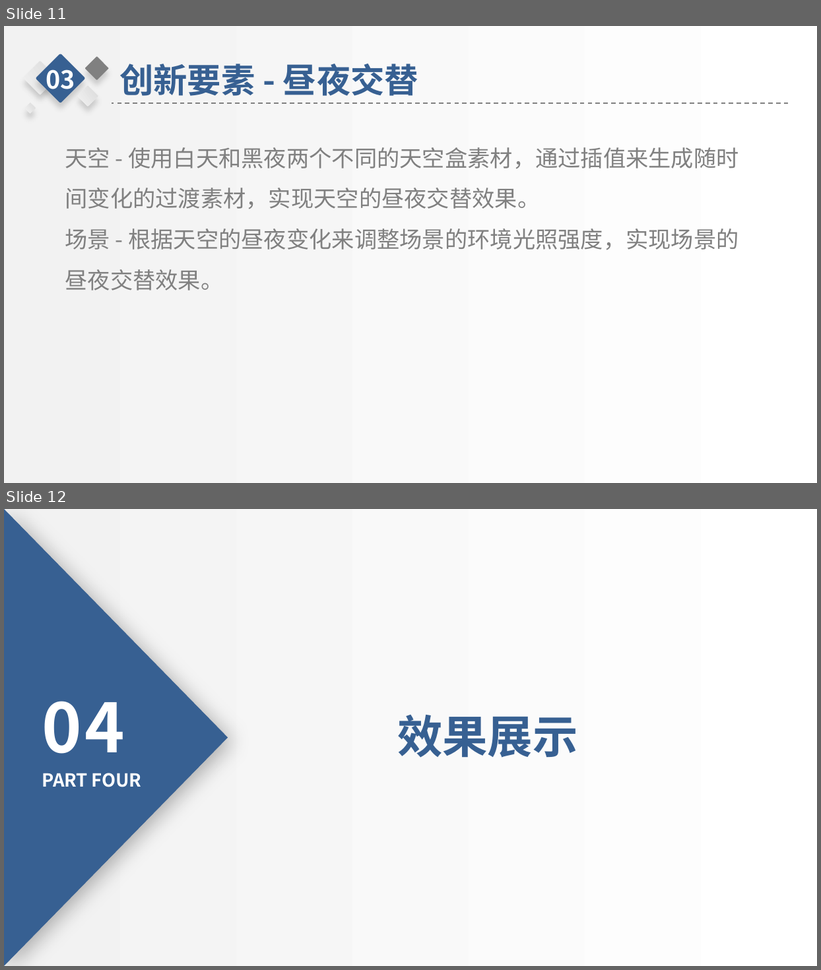
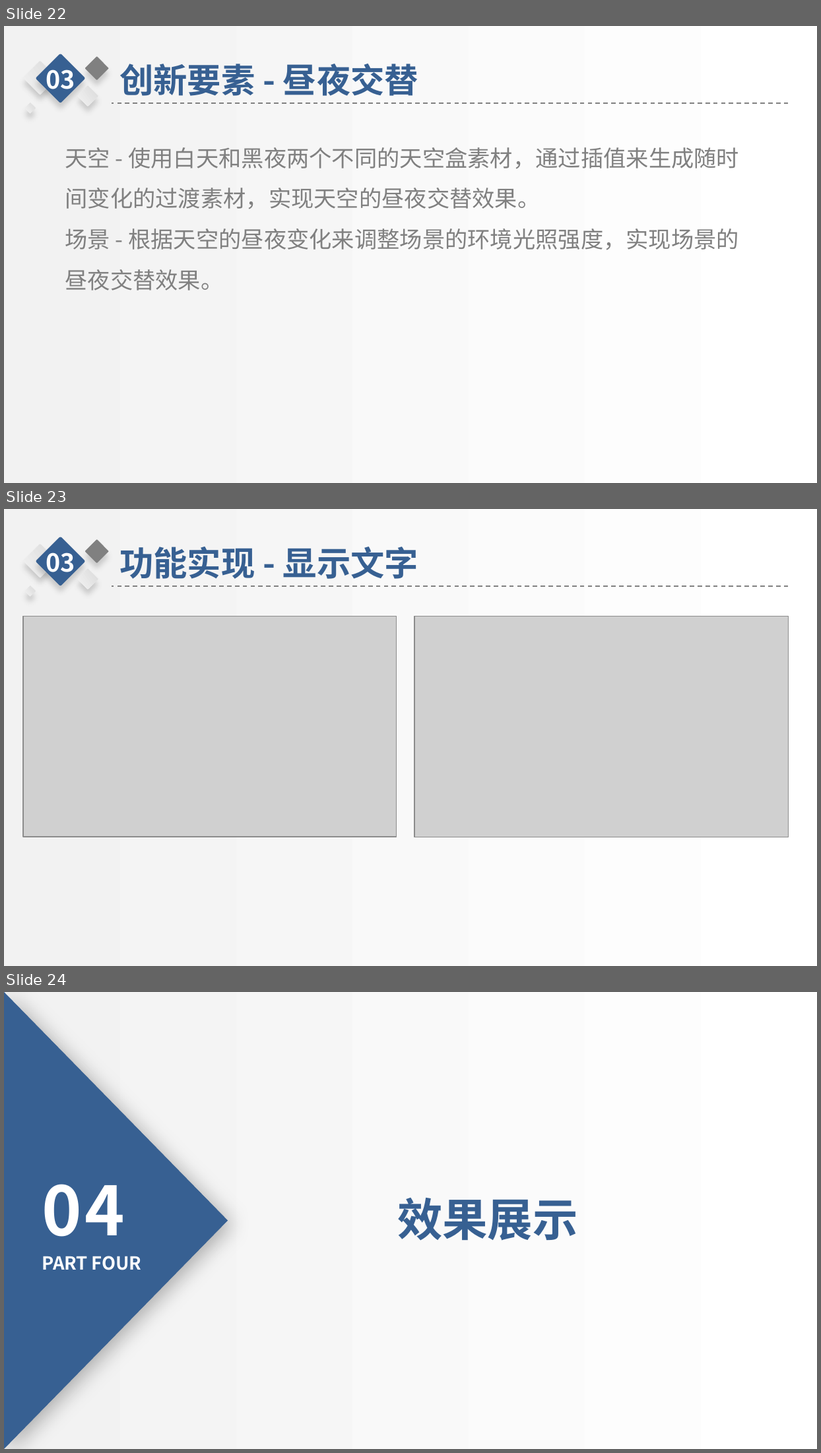
Before and after one commit to sysu-cg/Dashboard, a slide deck: FinalProject_v0/doc/期末展示.pptx. Shown one above the other, each under a label of ours: slides 11 and 12 before the commit, slides 22, 23 and 24 after it. The pictures are 821x970 and 821x1453 pixels, drawn with LibreOffice and Linux fonts; fonts in the diff are those of the drawing; grey boxes stand for pictures; background and template pictures are left out. Boxes give left, top, right and bottom in pixels: in the first picture for what was removed or moved away, otherwise in the second. Text is boxed around its words. In the diff, an @@ line names an element or a change of style, - is before the commit and + after.

```diff
--- a/FinalProject_v0/doc/期末展示.pptx
+++ b/FinalProject_v0/doc/期末展示.pptx
@@ slide 23 added at (x1=4, y1=509, x2=817, y2=966), background picture (left out); not listed: 1 template element that a slide beside it also shows @@
@@ group added at (x1=24, y1=537, x2=789, y2=597): 5 rounded rectangles, 2 texts, 1 line @@
+功能实现 - 显示文字
+03
@@ picture added at (x1=24, y1=617, x2=397, y2=836) @@
@@ picture added at (x1=415, y1=617, x2=789, y2=838) @@
@@ what was slide 11 is now slide 22 @@
@@ what was slide 12 is now slide 24 @@
```
Also in this commit, not shown: 11 other slides added, 4 other files.
